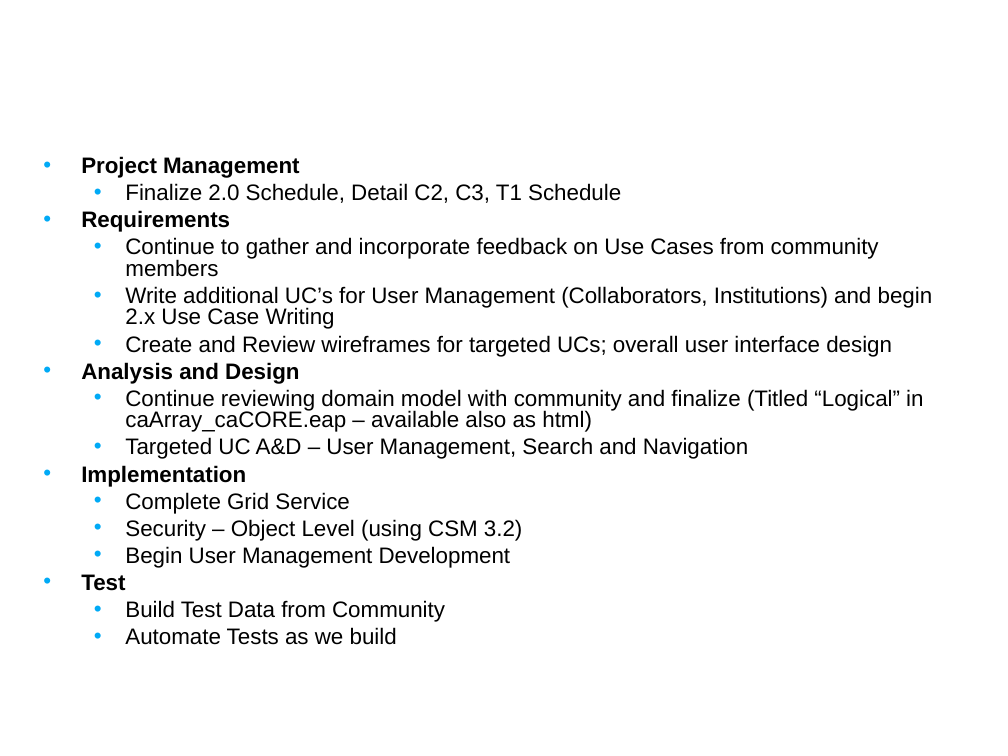
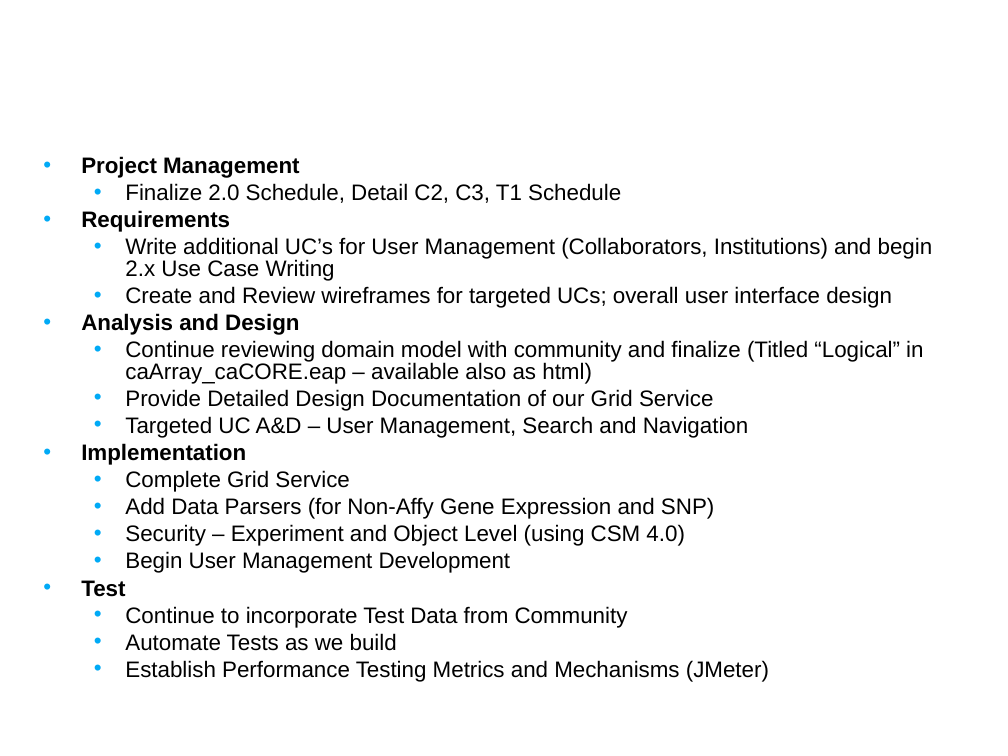
Before and after one commit to NCIP/caarray-docs, a slide deck: slide 9 of project_management/open_meetings/caArray User Community Meeting Sept 12.ppt. Drawn at 1008x756 pixels with LibreOffice and Linux fonts; fonts in the diff are those of the drawing; background and template pictures are left out. Boxes give left, top, right and bottom in pixels: in the first picture for what was removed or moved away, otherwise in the second. Text is boxed around its words. In the diff, an @@ line names an element or a change of style, - is before the commit and + after.

```diff
--- a/project_management/open_meetings/caArray User Community Meeting Sept 12.ppt
+++ b/project_management/open_meetings/caArray User Community Meeting Sept 12.ppt
@@ text at [125, 237, 879, 277]: paragraph removed @@
-  • Continue to gather and incorporate feedback on Use Cases from community members
@@ text at [125, 389, 713, 411]: paragraph added @@
+  • Provide Detailed Design Documentation of our Grid Service
@@ text at [125, 497, 714, 546]: text changed @@
-  • Security – Object Level (using CSM 3.2)
+  • Add Data Parsers (for Non-Affy Gene Expression and SNP)
+  • Security – Experiment and Object Level (using CSM 4.0)
@@ text at [125, 606, 628, 628]: text changed @@
-  • Build Test Data from Community
+  • Continue to incorporate Test Data from Community
@@ text at [125, 660, 769, 682]: paragraph added @@
+  • Establish Performance Testing Metrics and Mechanisms (JMeter)
```
Also in this commit, not shown: 5 other slides changed, 3 slides added.
